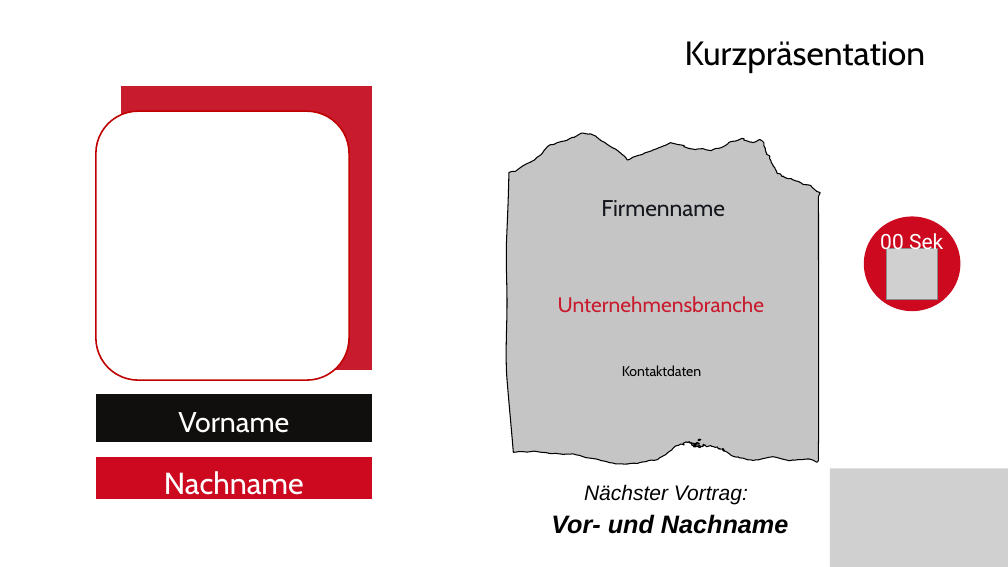
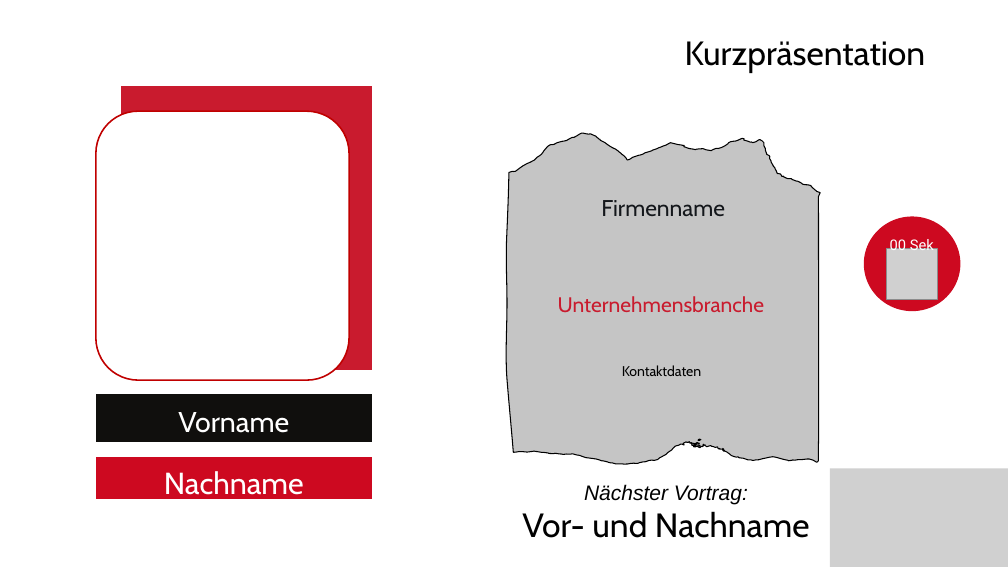
Before and after one commit to NADOOIT/NADOO-Networkmanager, a slide deck: slide 1 of src/resources/vorlage/Kurzpraesentation-Vorlage.pptx. Drawn at 1008x567 pixels with LibreOffice and Linux fonts; fonts in the diff are those of the drawing; grey boxes stand for pictures. Boxes give left, top, right and bottom in pixels: in the first picture for what was removed or moved away, otherwise in the second. Text is boxed around its words. In the diff, an @@ line names an element or a change of style, - is before the commit and + after.

```diff
--- a/src/resources/vorlage/Kurzpraesentation-Vorlage.pptx
+++ b/src/resources/vorlage/Kurzpraesentation-Vorlage.pptx
@@ text "00 Sek" at <box>890,236,934,254</box>: size 20 to 14 pt @@
@@ text "Vor- und Nachname": place and size @@
-text "Vor- und Nachname" at <box>551,514,788,534</box>
+text "Vor- und Nachname" at <box>522,511,810,538</box>
@@ text "Vor- und Nachname" at <box>522,511,810,538</box>: size 24 to 32 pt, font Arial to Cabin, bold off, italic off; line spacing 1 to 47.8pt @@
```
Also in this commit, not shown: 31 other files.
